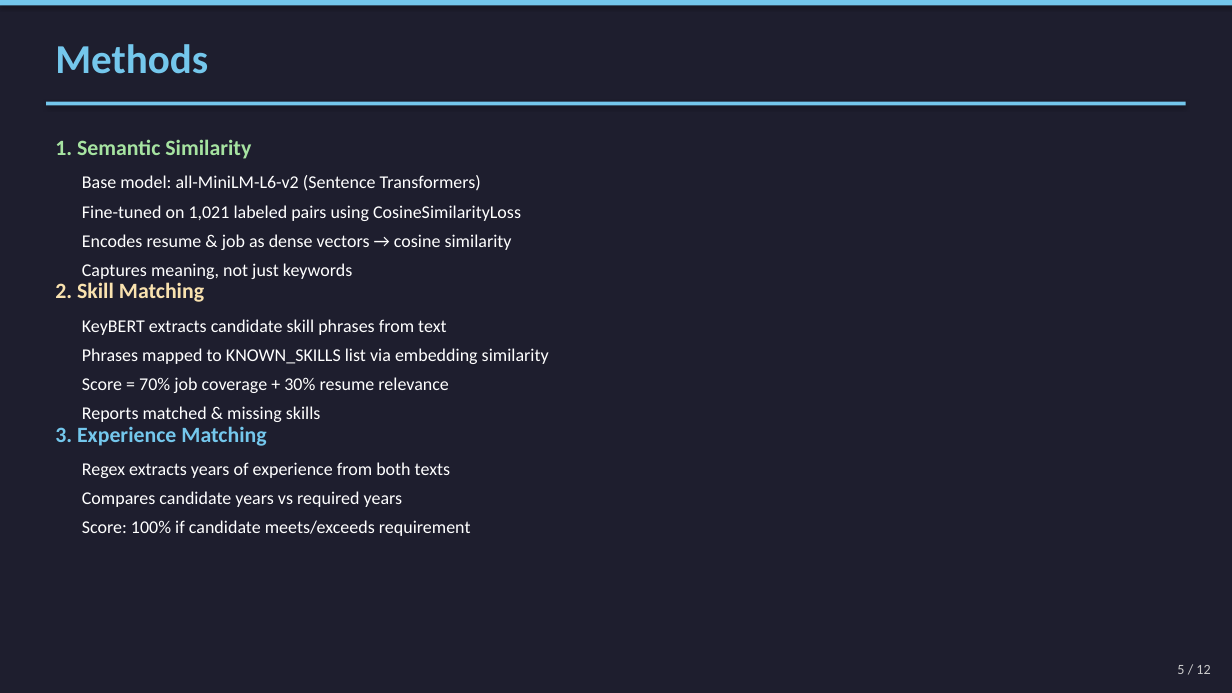
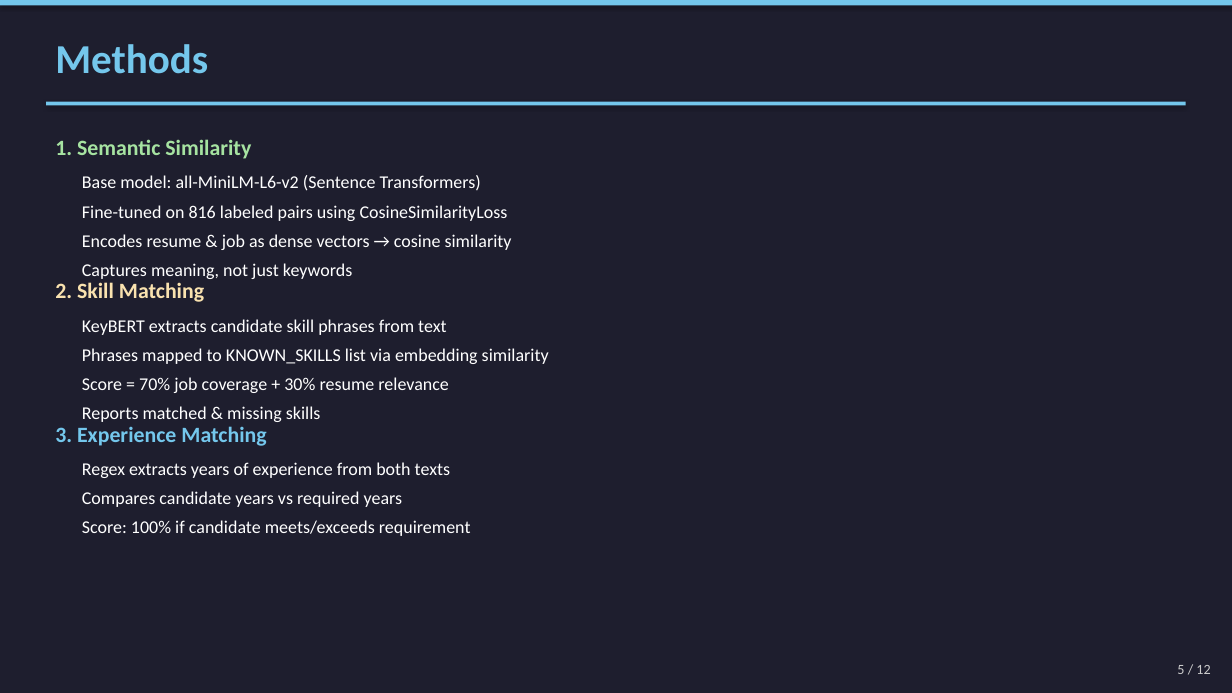
Before and after one commit to siemgls/ai-resume-job-matcher, a slide deck: slide 5 of AI_Resume_Job_Matcher_Presentation.pptx. Drawn at 1232x693 pixels with LibreOffice and Linux fonts; fonts in the diff are those of the drawing. Boxes give left, top, right and bottom in pixels: in the first picture for what was removed or moved away, otherwise in the second. Text is boxed around its words. In the diff, an @@ line names an element or a change of style, - is before the commit and + after.

```diff
--- a/AI_Resume_Job_Matcher_Presentation.pptx
+++ b/AI_Resume_Job_Matcher_Presentation.pptx
@@ text at bbox=[82, 205, 508, 221]: text changed @@
-Fine-tuned on 1,021 labeled pairs using CosineSimilarityLoss
+Fine-tuned on 816 labeled pairs using CosineSimilarityLoss
```
Also in this commit, not shown: 9 other slides changed, 2 other files.
